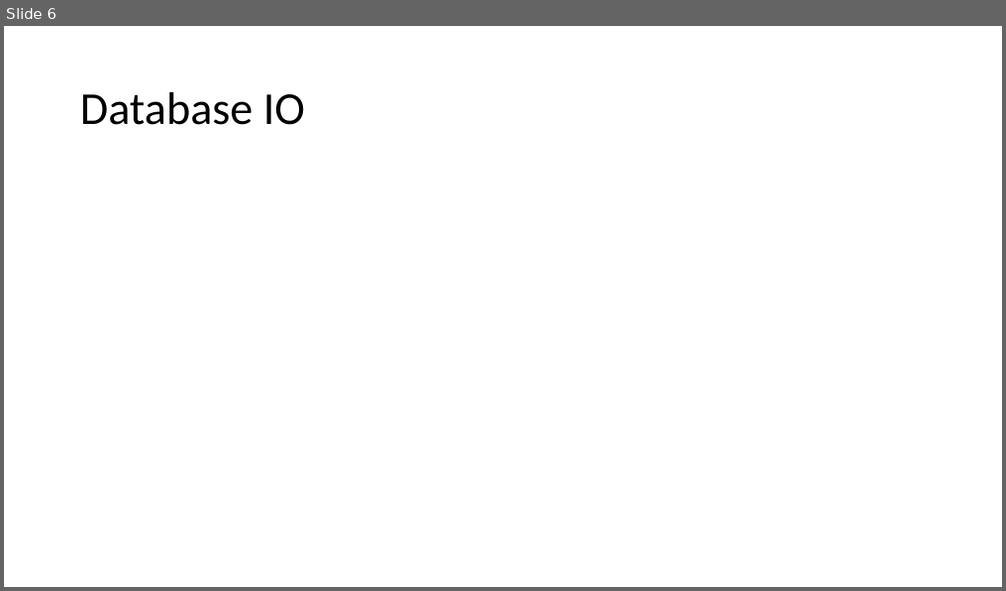
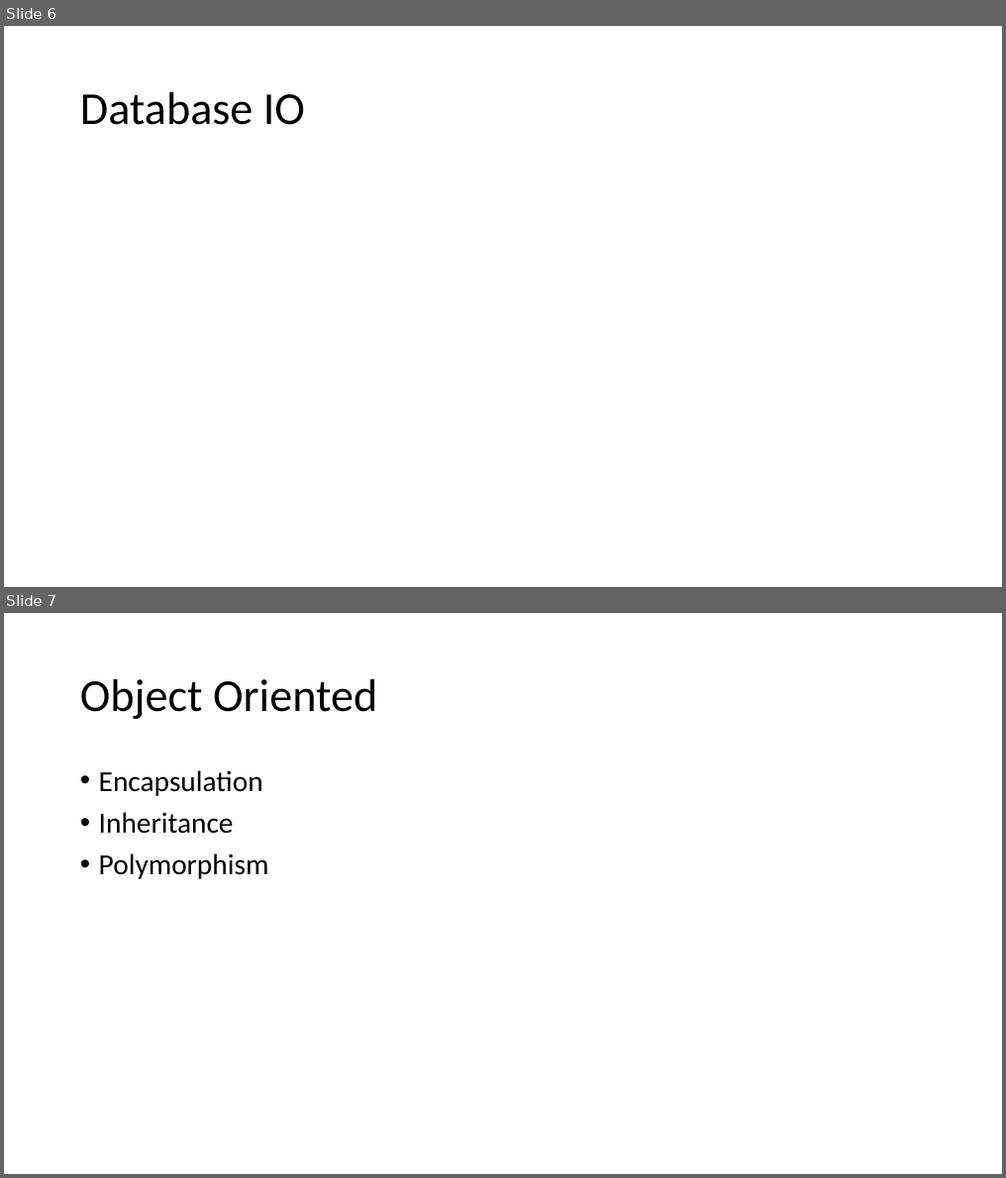
Before and after one commit to waytoalpit/MyBucket, a slide deck: Python Programming.pptx. Shown one above the other, each under a label of ours: slide 6 before the commit, slides 6 and 7 after it. The pictures are 1006x591 and 1006x1178 pixels, drawn with LibreOffice and Linux fonts; fonts in the diff are those of the drawing. Boxes give left, top, right and bottom in pixels: in the first picture for what was removed or moved away, otherwise in the second. Text is boxed around its words. In the diff, an @@ line names an element or a change of style, - is before the commit and + after.

```diff
--- a/Python Programming.pptx
+++ b/Python Programming.pptx
@@ slide 7 added at bbox=[4, 613, 1002, 1174], background #FFFFFF @@
@@ title added at bbox=[80, 679, 377, 719], 44 pt, text #000000 @@
+Object Oriented
@@ text added at bbox=[99, 770, 269, 879], 28 pt, text #000000 @@
+• Encapsulation
+• Inheritance
+• Polymorphism
```
Also in this commit, not shown: 3 slides changed, 3 other slides added.
